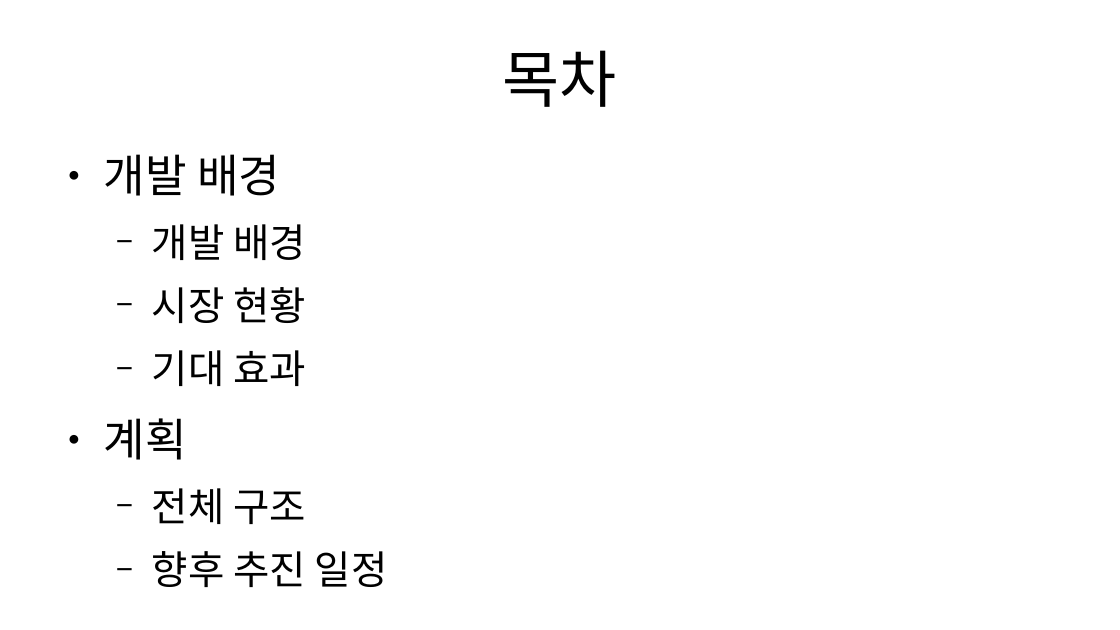
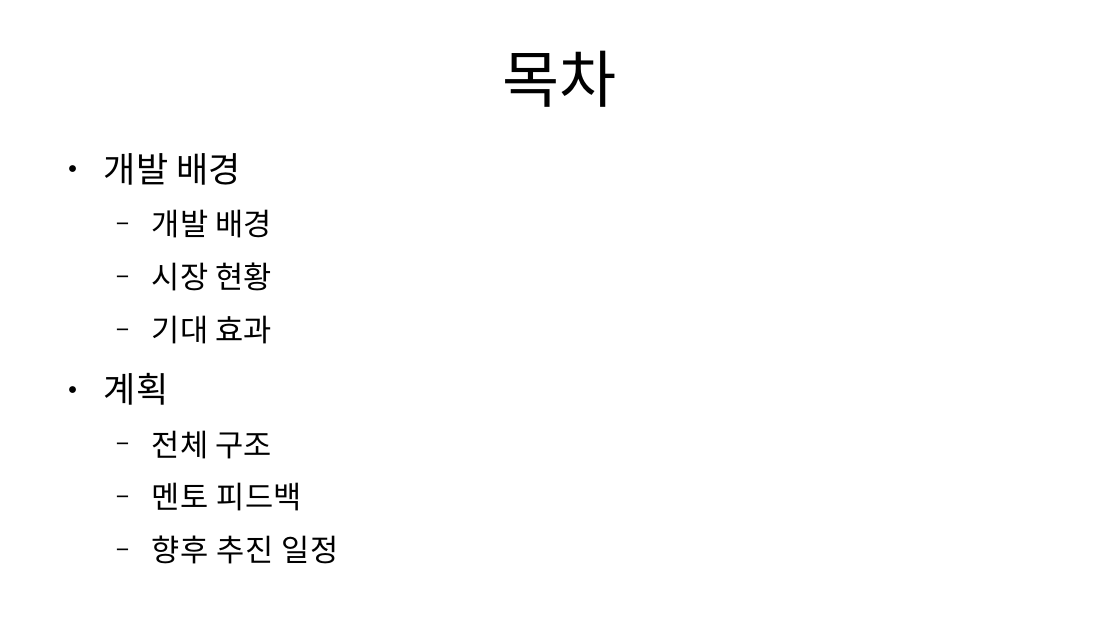
Before and after one commit to BerryWell/CapstoneDesign-2019-02, a slide deck: slide 2 of 발표 자료_3주차.pptx. Drawn at 1120x630 pixels with LibreOffice and Linux fonts; fonts in the diff are those of the drawing. Boxes give left, top, right and bottom in pixels: in the first picture for what was removed or moved away, otherwise in the second. Text is boxed around its words. In the diff, an @@ line names an element or a change of style, - is before the commit and + after.

```diff
--- a/발표 자료_3주차.pptx
+++ b/발표 자료_3주차.pptx
@@ text at [104,153,338,564]: size 32 to 24.8 pt in "개발 배경", "계획"; size 28 to 21.7 pt in "개발 배경", "시장 현황", "기대 효과", "전체 구조" and 1 more places @@
@@ text at [152,482,302,511]: paragraph added @@
+  − 멘토 피드백
```
Also in this commit, not shown: 4 other slides changed, 4 slides added, 1 other file.
